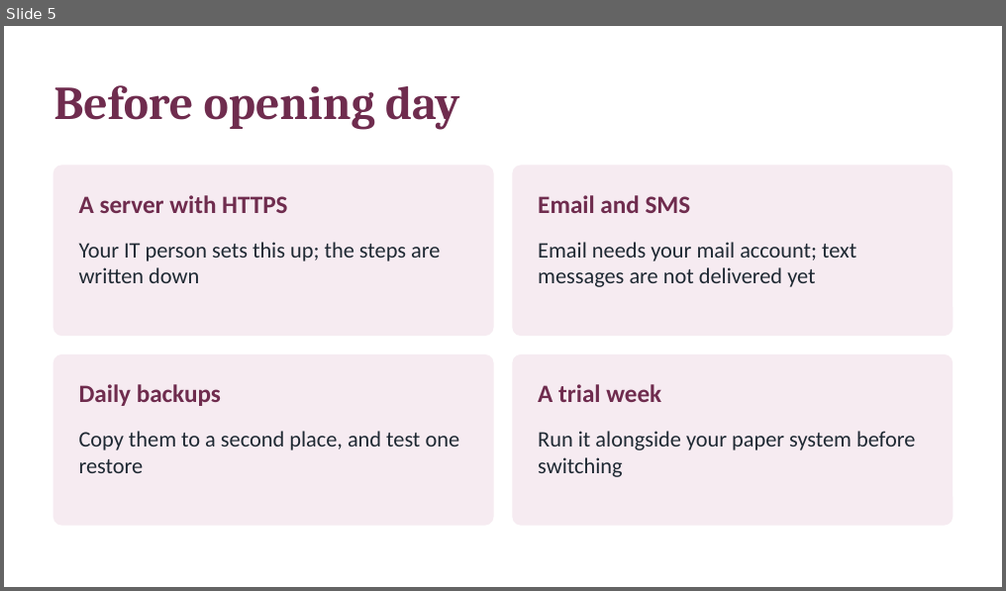
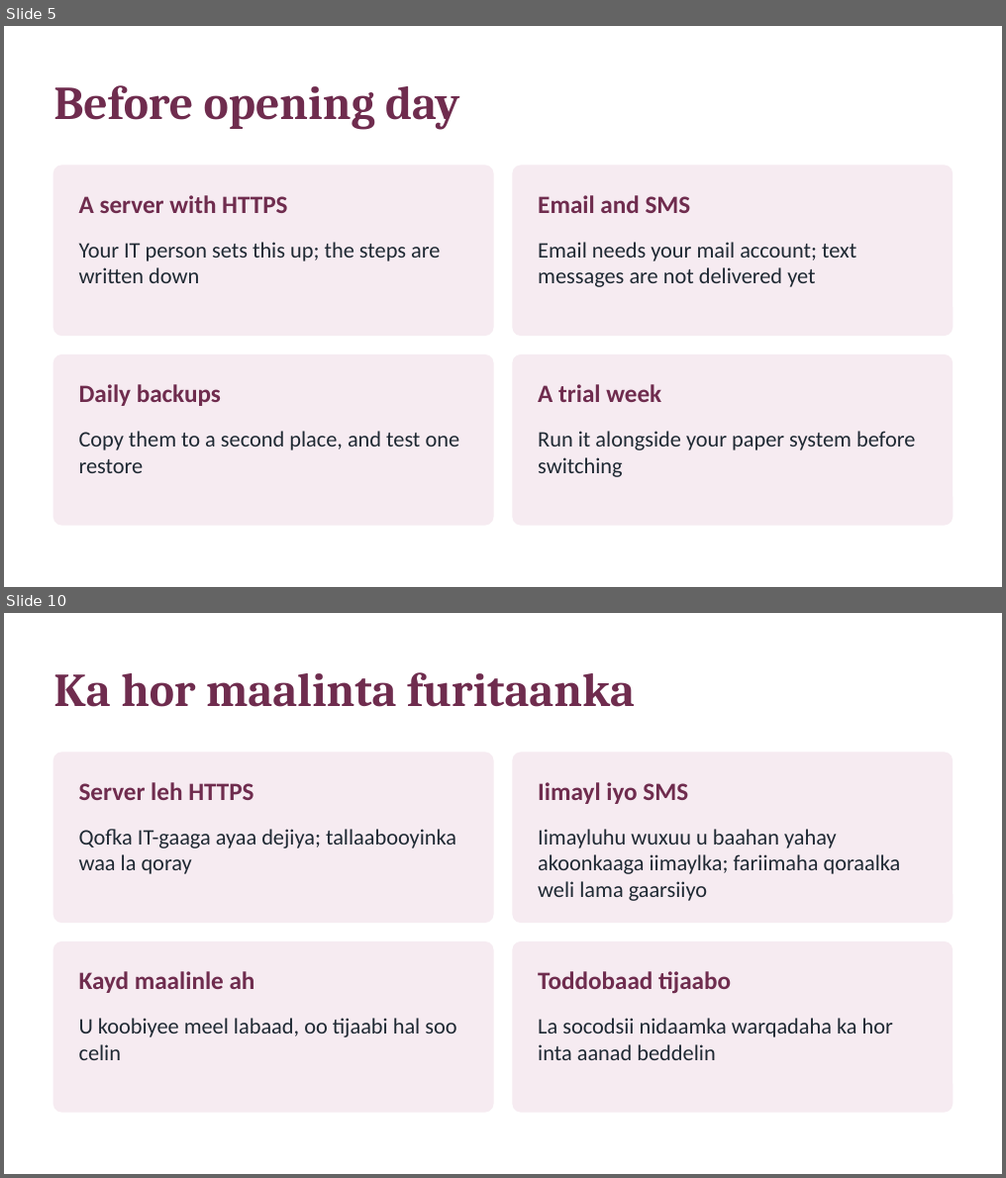
Before and after one commit to maahircm/SALON-MANA, a slide deck: docs/Salon_Owner_Summary.pptx. Shown one above the other, each under a label of ours: slide 5 before the commit, slides 5 and 10 after it; the slides between them are not shown. The pictures are 1006x591 and 1006x1178 pixels, drawn with LibreOffice and Linux fonts; fonts in the diff are those of the drawing. Boxes give left, top, right and bottom in pixels: in the first picture for what was removed or moved away, otherwise in the second. Text is boxed around its words. In the diff, an @@ line names an element or a change of style, - is before the commit and + after.

```diff
--- a/docs/Salon_Owner_Summary.pptx
+++ b/docs/Salon_Owner_Summary.pptx
@@ slide 10 added at bbox=[4, 613, 1002, 1174], background #FFFFFF @@
@@ text added at bbox=[54, 672, 635, 707], 34 pt, text #6F2C4E, bold @@
+Ka hor maalinta furitaanka
@@ rounded rectangle added at bbox=[54, 753, 493, 922], fill #F6EBF1, outline #F6EBF1 1 pt @@
@@ rounded rectangle added at bbox=[513, 753, 952, 922], fill #F6EBF1, outline #F6EBF1 1 pt @@
@@ text added at bbox=[79, 782, 253, 800], 18 pt, text #6F2C4E, bold @@
+Server leh HTTPS
@@ text added at bbox=[538, 782, 688, 804], 18 pt, text #6F2C4E, bold @@
+Iimayl iyo SMS
@@ text added at bbox=[79, 829, 456, 874], 16 pt, text #1F2933 @@
+Qofka IT-gaaga ayaa dejiya; tallaabooyinka waa la qoray
@@ text added at bbox=[538, 829, 901, 901], 16 pt, text #1F2933 @@
+Iimayluhu wuxuu u baahan yahay akoonkaaga iimaylka; fariimaha qoraalka weli lama gaarsiiyo
@@ rounded rectangle added at bbox=[54, 943, 493, 1112], fill #F6EBF1, outline #F6EBF1 1 pt @@
@@ rounded rectangle added at bbox=[513, 943, 952, 1112], fill #F6EBF1, outline #F6EBF1 1 pt @@
@@ text added at bbox=[79, 971, 255, 993], 18 pt, text #6F2C4E, bold @@
+Kayd maalinle ah
@@ text added at bbox=[538, 971, 731, 994], 18 pt, text #6F2C4E, bold @@
+Toddobaad tijaabo
@@ text added at bbox=[79, 1018, 456, 1060], 16 pt, text #1F2933 @@
+U koobiyee meel labaad, oo tijaabi hal soo celin
@@ text added at bbox=[538, 1018, 893, 1060], 16 pt, text #1F2933 @@
+La socodsii nidaamka warqadaha ka hor inta aanad beddelin
```
Also in this commit, not shown: 2 slides changed, 4 other slides added.
